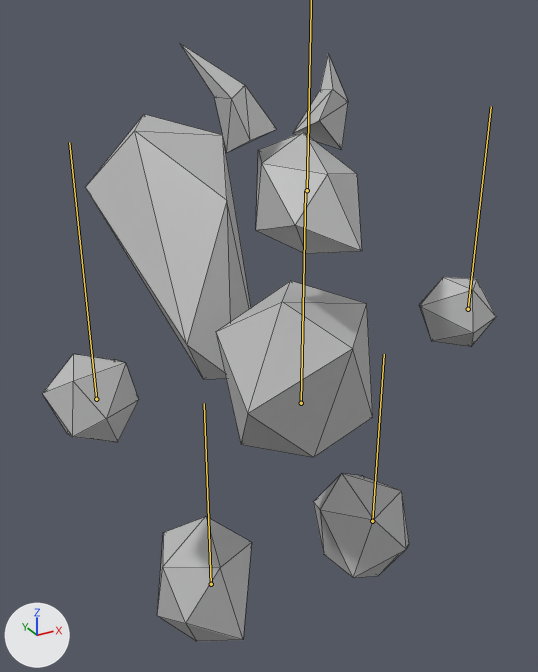
Renders of the FBX model fbx/squirrel.fbx from each side of a commit.
Camera for both pictures: a 50 mm camera at (-0.00762, -0.01237, 0.00797) aimed at (0.00045, 0.0023, 0.00064). The lights are fixed; the arrows at lower left show +X, +Y and +Z. The bones that bend it are drawn over the model as lines. Mesh edges are drawn as thin lines.

The first picture shows 'squrrelMesh'.
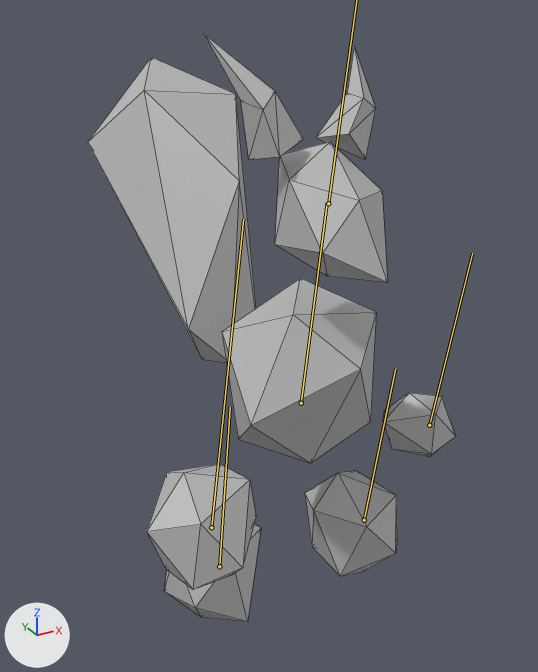
The newer file adds an action. The first version stands in its rest pose; the second is drawn at frame 12 of the action 'DANCE'.

Pixel boxes (x1, y1, x2, y2) of what changed, in the pictures (538 x 672 px):
'squrrelMesh', posed (19% narrower): before (42, 43, 496, 642); after (88, 34, 456, 622)
bone 'main', root to tip: before (301, 403) to (305, 191); after (301, 403) to (327, 202)
bone 'rightLeg', root to tip: before (211, 584) to (204, 403); after (219, 566) to (230, 407)
bone 'leftLeg', root to tip: before (372, 521) to (384, 354); after (364, 520) to (395, 368)
bone 'leftArm', root to tip: before (468, 309) to (491, 106); after (429, 425) to (472, 253)
bone 'rightArm', root to tip: before (96, 399) to (69, 142); after (211, 527) to (243, 218)

The change, as a list of edits to the scene's bpy script:
```text
Change bone_main:
    where bone_main = bpy.data.objects['Armature'].pose.bones['main']
    bone_main.rotation_quaternion: (1.0, 0.0, 0.0, 0.0) -> (0.997, 0.083, 0.0, 0.0)  # degrees (0, 0, 0) -> degrees (10, 0, 0)
Change bone_rightleg:
    where bone_rightleg = bpy.data.objects['Armature'].pose.bones['rightLeg']  # child of 'main'
    bone_rightleg.location: (0.0, 0.0, 0.0) -> (0.037, 0.01, 0.034)
Change bone_leftleg:
    where bone_leftleg = bpy.data.objects['Armature'].pose.bones['leftLeg']  # child of 'main'
    bone_leftleg.location: (0.0, 0.0, 0.0) -> (-0.022, 0.01, 0.058)
Change bone_leftarm:
    where bone_leftarm = bpy.data.objects['Armature'].pose.bones['leftArm']  # child of 'main'
    bone_leftarm.location: (0.0, 0.0, 0.0) -> (-0.105, -0.274, 0.046)
Change bone_rightarm:
    where bone_rightarm = bpy.data.objects['Armature'].pose.bones['rightArm']  # child of 'main'
    bone_rightarm.location: (0.0, 0.0, 0.0) -> (0.03, 0.071, 0.42)
    bone_rightarm.rotation_quaternion: (1.0, 0.0, 0.0, 0.0) -> (0.996, 0.007, 0.092, -0.016)  # degrees (0, 0, 0) -> degrees (1, 11, -2)
Change bone_head:
    where bone_head = bpy.data.objects['Armature'].pose.bones['head']  # child of 'main'
    bone_head.location: (0.0, 0.0, 0.0) -> (0.0, -0.003, 0.0)
    bone_head.rotation_quaternion: (1.0, 0.0, 0.0, 0.0) -> (0.999, -0.005, 0.029, -0.008)  # degrees (0, 0, 0) -> degrees (-1, 3, -1)
```
